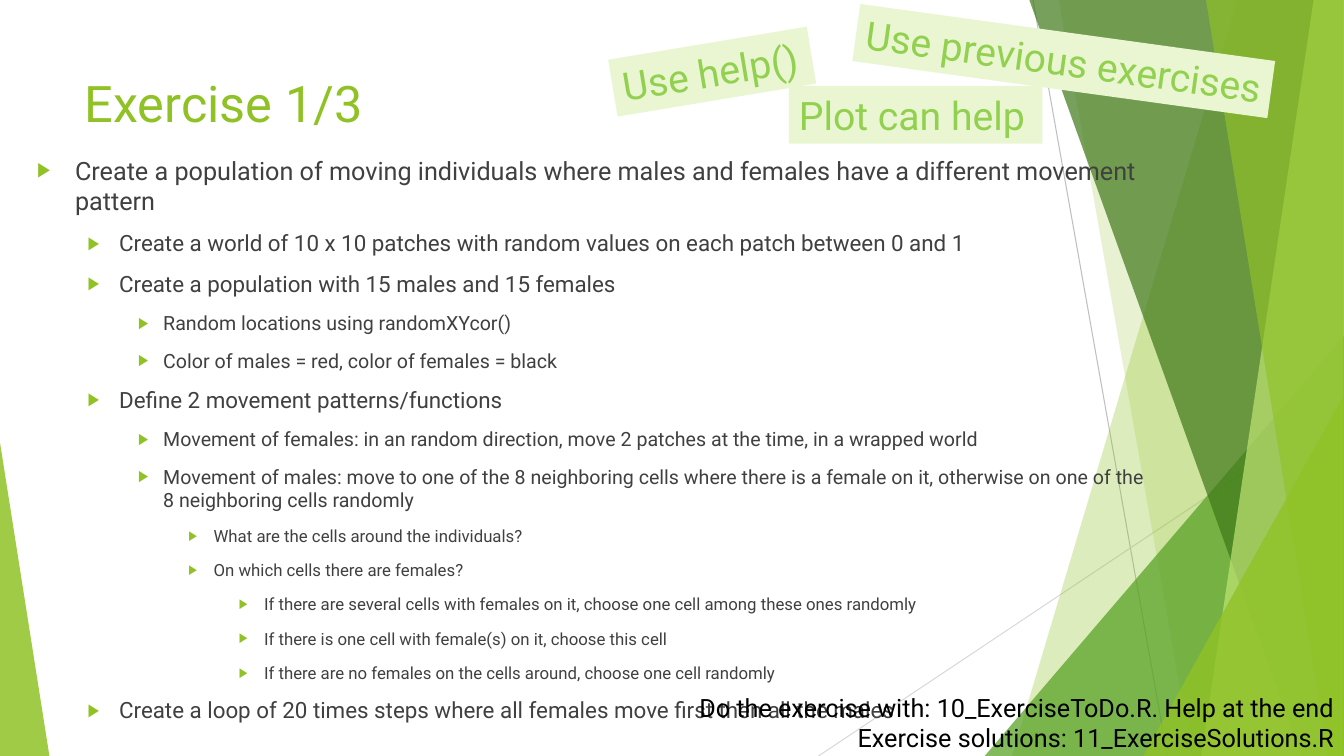
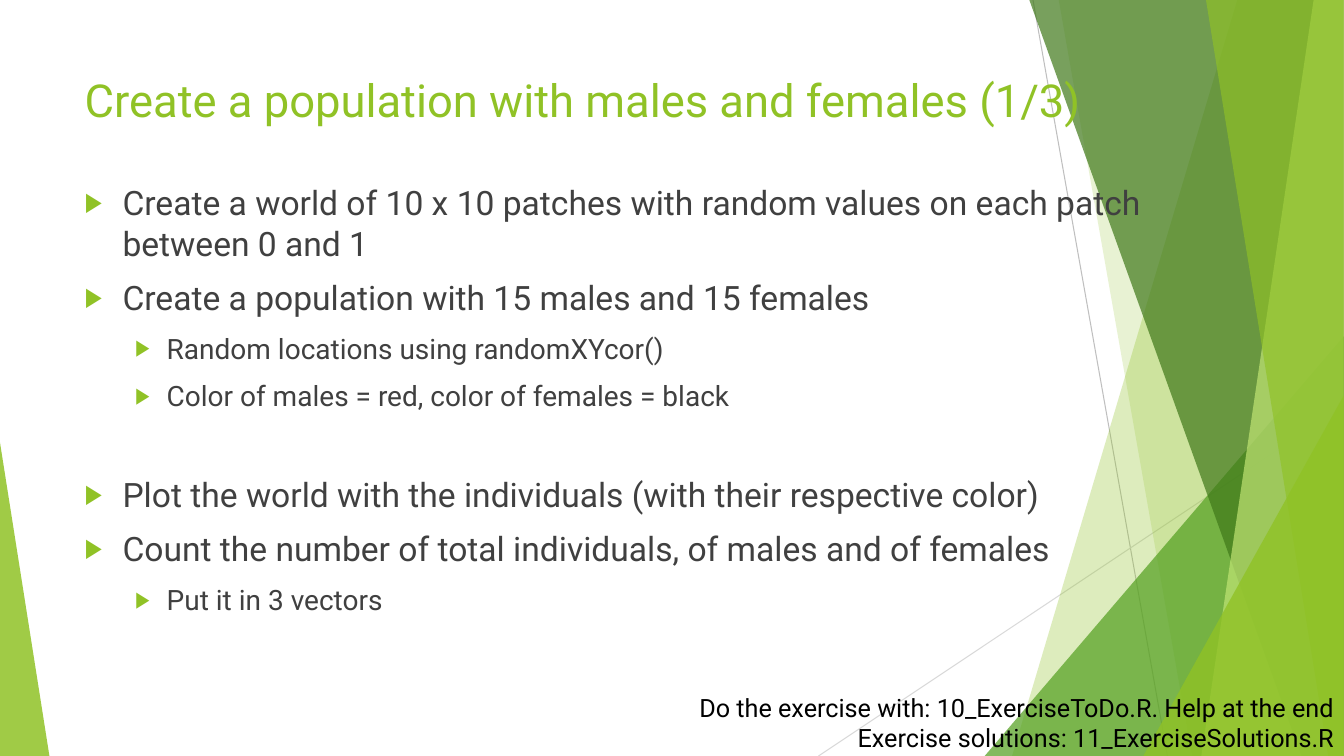
Before and after one commit to SarahBauduin/formation_IBM_NetLogoR, a slide deck: slide 5 of docs/slides/6_Exercise.pptx (slide 3 before the commit). Drawn at 1344x756 pixels with LibreOffice and Linux fonts; fonts in the diff are those of the drawing. Boxes give left, top, right and bottom in pixels: in the first picture for what was removed or moved away, otherwise in the second. Text is boxed around its words. In the diff, an @@ line names an element or a change of style, - is before the commit and + after.

```diff
--- a/docs/slides/6_Exercise.pptx
+++ b/docs/slides/6_Exercise.pptx
@@ rectangle removed at (609, 26, 817, 116) @@
-Use help()
@@ rectangle removed at (853, 4, 1276, 118) @@
-Use previous exercises
@@ title at (85, 76, 1080, 128): text changed; size 36 to 32.4 pt @@
-Exercise 1/3
+Create a population with males and females (1/3)
@@ rectangle removed at (789, 86, 1044, 143) @@
-Plot can help
@@ text at (75, 157, 1135, 215): paragraph removed @@
-▶ Create a population of moving individuals where males and females have a different movement pattern
@@ text "Create a world of 10 ...": place and size @@
-text "Create a world of 10 ..." at (75, 157, 1144, 723)
+text "Create a world of 10 ..." at (123, 185, 1140, 611)
@@ text at (123, 185, 1140, 410): size 16 to 24 pt in "Create a world of 10 x 10 ...", "Create a population with 15 males and ..."; size 14 to 20 pt in "Random locations using randomXYcor()", "Color of males = red, color of ..."; list level 2 to 1 in "Create a world of 10 ..."; list level 2 to 1 in "Create a population with 15 ..."; list level 3 to 2 in "Random locations using randomXYcor()"; list level 3 to 2 in "Color of males = red, ..." @@
@@ text at (123, 480, 1049, 611): text changed; size 12 to 24 pt @@
-  ▶ Define 2 movement patterns/functions
-    ▶ Movement of females: in an random direction, move 2 patches at the time, in a wrapped world
-    ▶ Movement of males: move to one of the 8 neighboring cells where there is a female on it, otherwise on one of the 8 neighboring cells randomly
-      ▶ What are the cells around the individuals?
-      ▶ On which cells there are females?
-        ▶ If there are several cells with females on it, choose one cell among these ones randomly
-        ▶ If there is one cell with female(s) on it, choose this cell
-        ▶ If there are no females on the cells around, choose one cell randomly
-  ▶ Create a loop of 20 times steps where all females move first then all the males
+▶ Plot the world with the individuals (with their respective color)
+▶ Count the number of total individuals, of males and of females
+  ▶ Put it in 3 vectors
```
Also in this commit, not shown: 2 other slides changed, 2 slides added, 3 slides removed, 6 other files.
